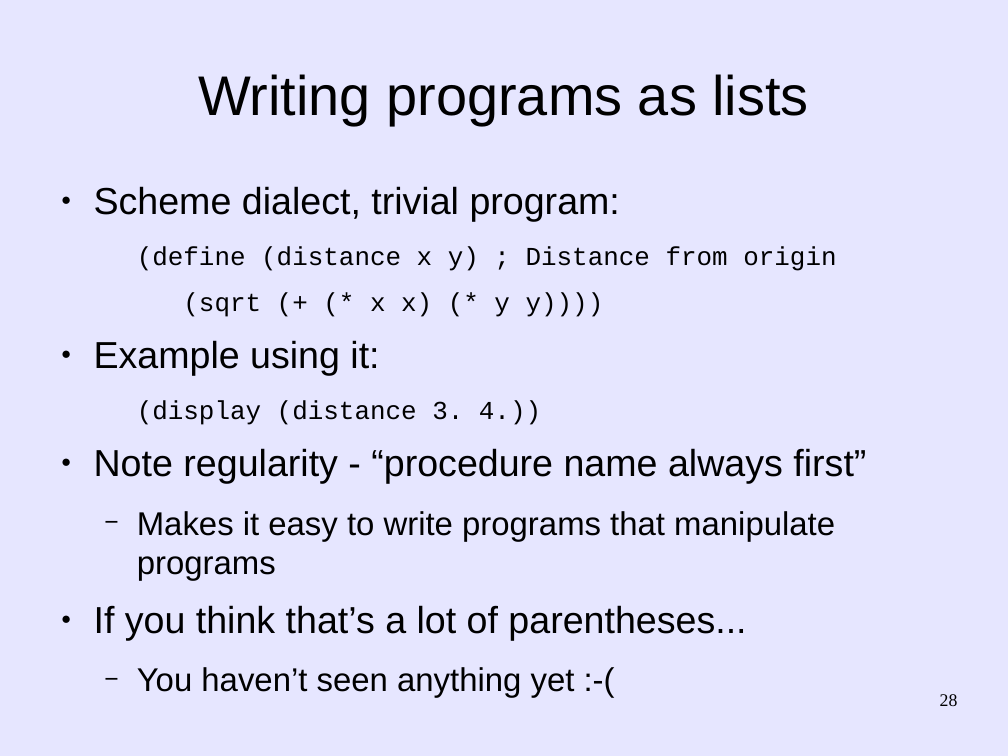
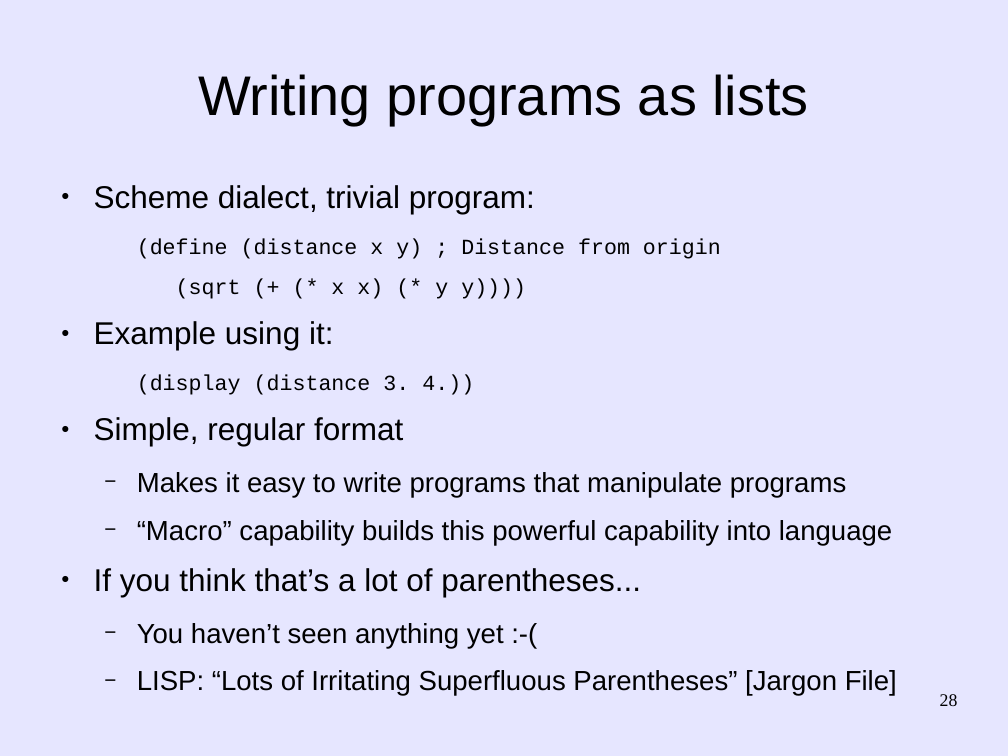
Before and after one commit to martin12333/Readable-Lisp-S-expressions, a slide deck: slide 28 of readable-s-expressions.odp. Drawn at 1008x756 pixels with LibreOffice and Linux fonts; fonts in the diff are those of the drawing. Boxes give left, top, right and bottom in pixels: in the first picture for what was removed or moved away, otherwise in the second. Text is boxed around its words. In the diff, an @@ line names an element or a change of style, - is before the commit and + after.

```diff
--- a/readable-s-expressions.odp
+++ b/readable-s-expressions.odp
@@ text at [94,185,847,649]: size 29.6 to 24.8 pt in "Scheme dialect, trivial program:", "Example using it:", "If you think that’s a lot of ..."; size 20.4 to 17.1 pt in "(define (distance x y) ; Distance from ...", "(sqrt (+ (* x x) (* y ...", "(display (distance 3. 4.))"; size 25.9 to 21.7 pt in "Makes it easy to write programs that ...", "You haven’t seen anything yet :-(" @@
@@ text at [94,417,403,446]: text changed; size 29.6 to 24.8 pt @@
-● Note regularity - “procedure name always first”
+● Simple, regular format
@@ text at [137,520,893,545]: paragraph added @@
+  − “Macro” capability builds this powerful capability into language
@@ text at [137,670,897,696]: paragraph added @@
+  − LISP: “Lots of Irritating Superfluous Parentheses” [Jargon File]
```
Also in this commit, not shown: 22 other slides changed, 3 slides added, 2 slides removed.
